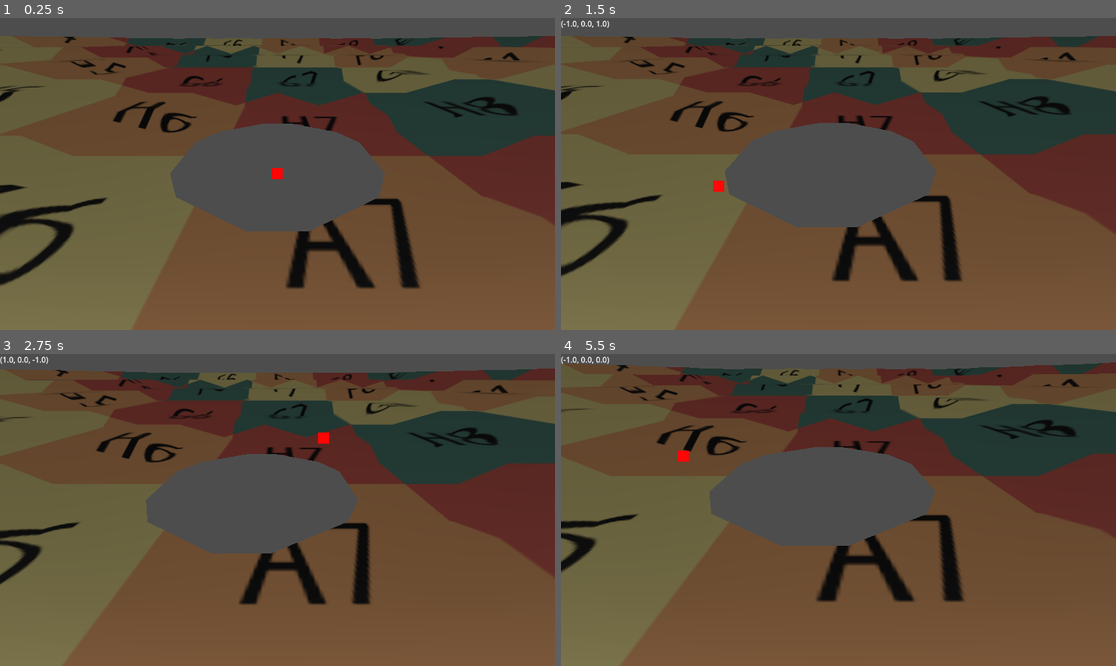
Above: before the commit, frames 1-4 (two rows, left to right).
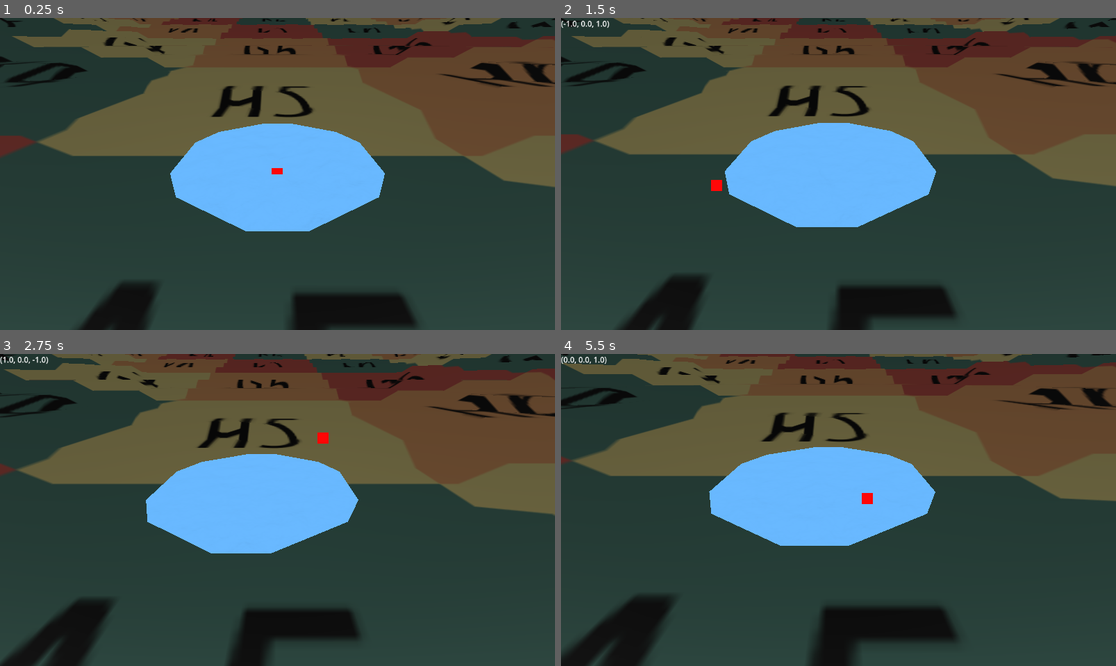
Above: after the commit, the same moments.

Repository: Deathlymad/basin_game
Game: Godot game, scene res://scenes/MainScene/MainScene.tscn
Two runs of this game, one before a commit and one after it. Both use one fixed random seed, a clock stepped at 60 frames per second and the inputs below.
Inputs (mouse positions are in pixels of both pictures, inside the frame that each line leads up to):
- Up to frame 1 (0.25 s): no input
- Up to frame 2 (1.5 s): tap Enter at 0.5 s; move the mouse to (960, 158) at 0.52 s; hold D (right) 0.53-1.28 s; hold Middle mouse button (Middle_Click) 0.53-1.28 s; tap Space at 1.25 s; move the mouse to (727, 189) at 1.27 s; hold Down (backward) from 1.28 s (still down); right-click (727, 189) at 1.35 s
- Up to frame 3 (2.75 s): move the mouse to (333, 441) at 2.02 s; release Down (backward) at 2.03 s; hold D (right) from 2.03 s (still down); hold Mouse wheel up (ZoomIn) from 2.03 s (still down)
- Up to frame 4 (5.5 s): move the mouse to (810, 572) at 2.77 s; release D (right) at 2.78 s; release Mouse wheel up (ZoomIn) at 2.78 s; hold Shift (SpeedUp) 2.78-3.53 s; tap Mouse wheel down (ZoomOut) at 2.85 s; tap Enter at 3.5 s; move the mouse to (1005, 556) at 3.52 s; hold Middle mouse button (Middle_Click) 3.53-4.28 s; hold A (left) 3.53-5.03 s; tap Space at 4.25 s; move the mouse to (672, 463) at 4.27 s; right-click (672, 463) at 4.35 s; move the mouse to (866, 510) at 5.02 s; hold Down (backward) from 5.03 s (still down); hold Mouse wheel up (ZoomIn) from 5.03 s (still down)

The runs differ from the first frame. In frame 1, 88% of the frame differs, in the area x 0-100%, y 0-100%; in frame 2, 88%; in frame 3, 89%; in frame 4, 90%.

Commit message:
added a quick bit of water

Diff:
--- a/scenes/HexGridScene/HexGridScene.tscn
+++ b/scenes/HexGridScene/HexGridScene.tscn
@@ -13,4 +13,5 @@
 
 [node name="MeshInstance3D" type="MeshInstance3D" parent="."]
 material_override = SubResource("StandardMaterial3D_8yreh")
+cast_shadow = 2
 mesh = SubResource("ArrayMesh_l445s")
--- a/scenes/MainScene/MainScene.tscn
+++ b/scenes/MainScene/MainScene.tscn
@@ -1,8 +1,9 @@
-[gd_scene load_steps=6 format=3 uid="uid://dxwhq4pw7hlfh"]
+[gd_scene load_steps=15 format=3 uid="uid://dxwhq4pw7hlfh"]
 
 [ext_resource type="Script" uid="uid://ty5oyx2coyh2" path="res://scenes/MainScene/debug_mouse.gd" id="1_1ka3p"]
 [ext_resource type="Script" path="res://scenes/MainScene/Camera.gd" id="3_fupjk"]
 [ext_resource type="PackedScene" uid="uid://bohqdnkljiicp" path="res://scenes/HexGridScene/HexGridScene.tscn" id="3_y65c2"]
+[ext_resource type="Shader" uid="uid://ci8ko54eis2pm" path="res://scenes/MainScene/water_shader.gdshader" id="4_y65c2"]
 
 [sub_resource type="StandardMaterial3D" id="StandardMaterial3D_1ka3p"]
 albedo_color = Color(1, 0, 0, 1)
@@ -14,6 +15,45 @@
 [sub_resource type="PointMesh" id="PointMesh_1ka3p"]
 material = SubResource("StandardMaterial3D_1ka3p")
 
+[sub_resource type="PlaneMesh" id="PlaneMesh_3cvap"]
+
+[sub_resource type="Gradient" id="Gradient_y65c2"]
+offsets = PackedFloat32Array(0.172131, 1)
+colors = PackedColorArray(0, 1, 1, 1, 1, 1, 1, 1)
+
+[sub_resource type="FastNoiseLite" id="FastNoiseLite_3cvap"]
+
+[sub_resource type="NoiseTexture2D" id="NoiseTexture2D_spuhd"]
+in_3d_space = true
+seamless = true
+as_normal_map = true
+color_ramp = SubResource("Gradient_y65c2")
+noise = SubResource("FastNoiseLite_3cvap")
+
+[sub_resource type="Gradient" id="Gradient_spuhd"]
+colors = PackedColorArray(0, 0, 1, 1, 1, 1, 1, 1)
+
+[sub_resource type="FastNoiseLite" id="FastNoiseLite_y65c2"]
+
+[sub_resource type="NoiseTexture2D" id="NoiseTexture2D_spiu4"]
+in_3d_space = true
+seamless = true
+as_normal_map = true
+color_ramp = SubResource("Gradient_spuhd")
+noise = SubResource("FastNoiseLite_y65c2")
+
+[sub_resource type="ShaderMaterial" id="ShaderMaterial_73lv8"]
+render_priority = 0
+shader = ExtResource("4_y65c2")
+shader_parameter/uAlbedo = Color(0.41, 0.724667, 1, 1)
+shader_parameter/uTexureNormal = SubResource("NoiseTexture2D_spuhd")
+shader_parameter/uTexureNormal2 = SubResource("NoiseTexture2D_spiu4")
+shader_parameter/uNormalMix = 0.4
+shader_parameter/uWaveDirection = Vector2(1, 0)
+shader_parameter/uWaveDirection2 = Vector2(0, 1)
+shader_parameter/uTimeScale = 0.066
+shader_parameter/uWaveScale = 2.0
+
 [node name="MainScene" type="Node3D"]
 script = ExtResource("1_1ka3p")
 
@@ -23,26 +63,26 @@
 [node name="Node3D2" type="Node3D" parent="."]
 
 [node name="NorthEastChunk" parent="Node3D2" instance=ExtResource("3_y65c2")]
-size = 6
+size = 12
 
 [node name="EastChunk" parent="Node3D2" instance=ExtResource("3_y65c2")]
-size = 6
+size = 12
 direction = 1
 
 [node name="SouthEastChunk" parent="Node3D2" instance=ExtResource("3_y65c2")]
-size = 6
+size = 12
 direction = 2
 
 [node name="SouthWestCHunk" parent="Node3D2" instance=ExtResource("3_y65c2")]
-size = 6
+size = 12
 direction = 3
 
 [node name="WestChunk" parent="Node3D2" instance=ExtResource("3_y65c2")]
-size = 6
+size = 12
 direction = 4
 
 [node name="NoethWestChunk" parent="Node3D2" instance=ExtResource("3_y65c2")]
-size = 6
+size = 12
 direction = 5
 
 [node name="Node3D" type="Node3D" parent="."]
@@ -59,3 +99,16 @@
 
 [node name="DirectionalLight3D" type="DirectionalLight3D" parent="."]
 transform = Transform3D(1, 0, 0, 0, 0.0945601, 0.995519, 0, -0.995519, 0.0945601, 0, 0.996139, -2.1407)
+
+[node name="MeshInstance3D" type="MeshInstance3D" parent="."]
+transform = Transform3D(10, 0, 0, 0, 10, 0, 0, 0, 10, 0, 0, 0)
+mesh = SubResource("PlaneMesh_3cvap")
+surface_material_override/0 = SubResource("ShaderMaterial_73lv8")
+
+[node name="Node3D3" type="Node3D" parent="."]
+transform = Transform3D(1, 0, 0, 0, 1, 0, 0, 0, 1, 0, 13.4311, 0)
+
+[node name="DirectionalLight3D" type="DirectionalLight3D" parent="Node3D3"]
+transform = Transform3D(1, 0, 0, 0, 1, 0, 0, 0, 1, -233.886, 83.1432, 0)
+light_color = Color(1, 0.847059, 0.639216, 1)
+sky_mode = 2
--- /dev/null
+++ b/scenes/MainScene/water_shader.gdshader
@@ -0,0 +1,32 @@
+shader_type spatial;
+
+void vertex() {
+	// Called for every vertex the material is visible on.
+}
+uniform vec3 uAlbedo : source_color;
+uniform sampler2D uTexureNormal;
+uniform sampler2D uTexureNormal2;
+uniform float uNormalMix: hint_range(0.0, 1.0, 0.2) = .2;
+uniform vec2 uWaveDirection = vec2(1.0, 0.0);
+uniform vec2 uWaveDirection2 = vec2(0.0, 1.0);
+uniform float uTimeScale: hint_range(0.0, 0.2, 0.001) = 0.0015;
+uniform float uWaveScale = 1.6;
+
+void fragment() {
+	vec2 time = (TIME * uWaveDirection) * uTimeScale;
+	vec2 time2 = (TIME * uWaveDirection2) * uTimeScale;
+	vec3 normal1 = texture(uTexureNormal, (UV * uWaveScale) + time).rgb;
+	vec3 normal2 = texture(uTexureNormal2, UV * uWaveScale + time2).rgb;
+	vec3 normal = mix(normal1, normal2, uNormalMix);
+
+	ALBEDO = uAlbedo;
+	METALLIC = .0;
+	ROUGHNESS = .3;
+	SPECULAR = 0.1;
+	NORMAL_MAP = normal;
+}
+
+//void light() {
+//	// Called for every pixel for every light affecting the material.
+//	// Uncomment to replace the default light processing function with this one.
+//}
Not shown, added: scenes/MainScene/water_shader.gdshader.uid
